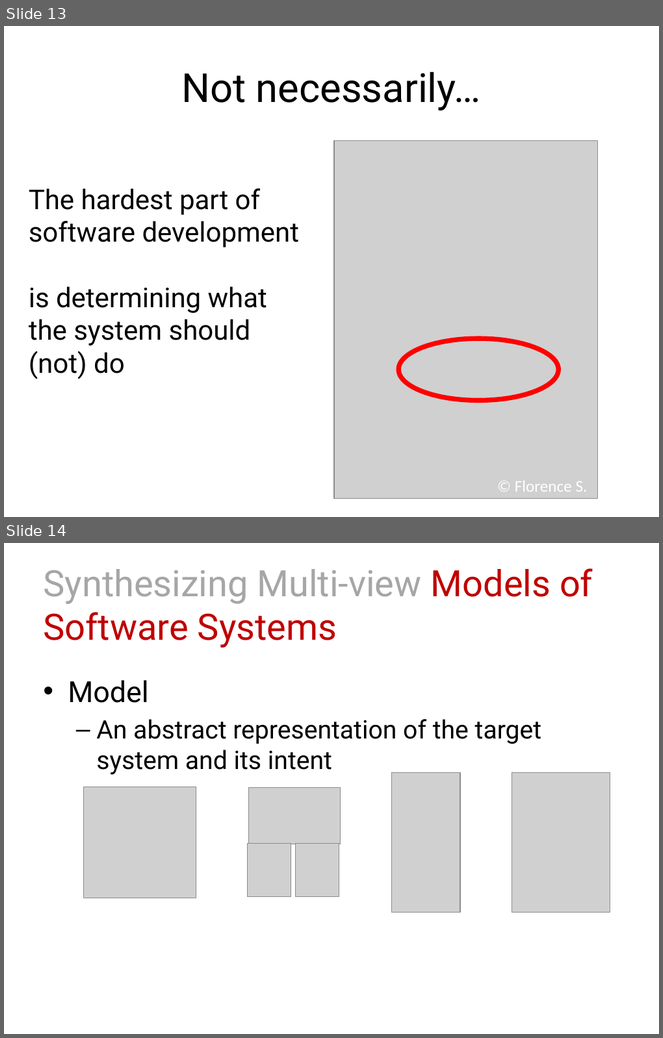
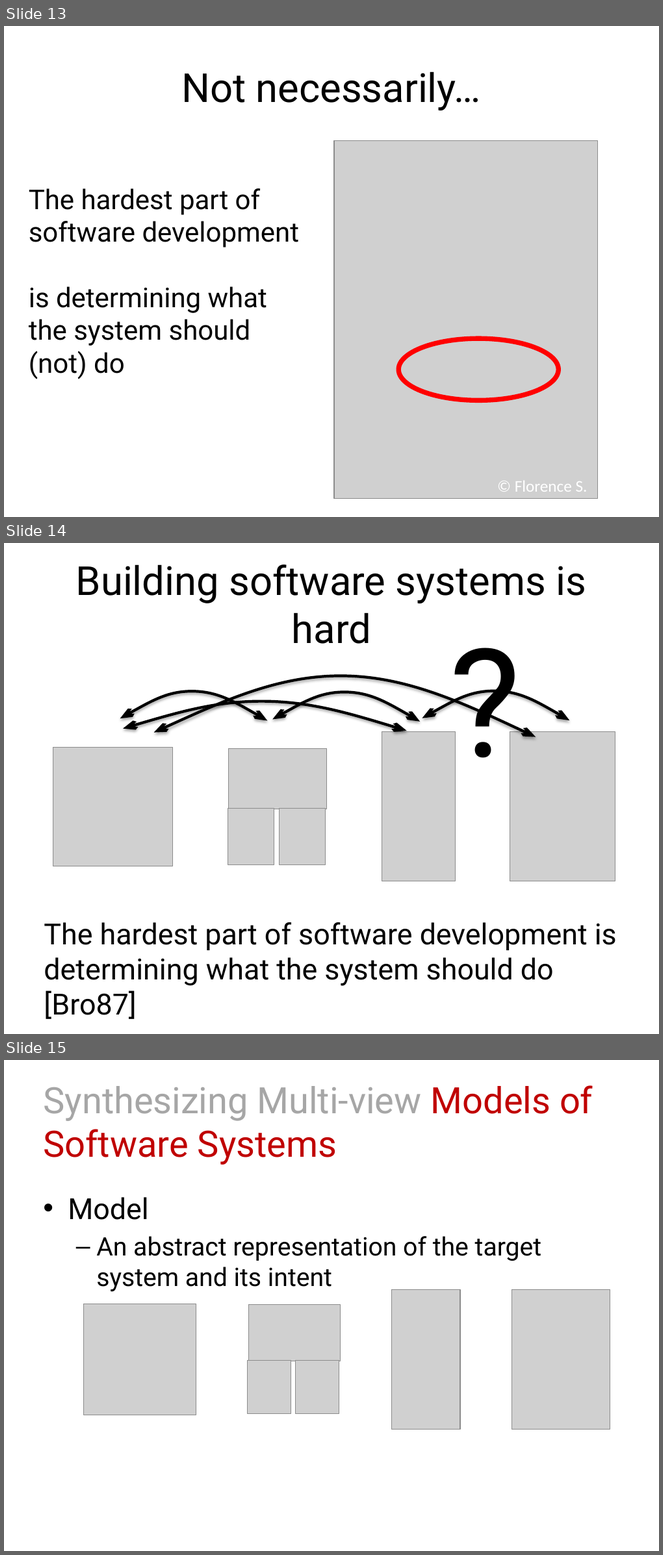
Before and after one commit to blambeau/phd, a slide deck: public-defense/slides.pptx. Shown one above the other, each under a label of ours: slides 13 and 14 before the commit, slides 13, 14 and 15 after it. The pictures are 663x1038 and 663x1555 pixels, drawn with LibreOffice and Linux fonts; fonts in the diff are those of the drawing; grey boxes stand for pictures. Boxes give left, top, right and bottom in pixels: in the first picture for what was removed or moved away, otherwise in the second. Text is boxed around its words. In the diff, an @@ line names an element or a change of style, - is before the commit and + after.

```diff
--- a/public-defense/slides.pptx
+++ b/public-defense/slides.pptx
@@ slide 14 added at [4, 543, 659, 1034], background #FFFFFF @@
@@ title added at [76, 564, 586, 644], 44 pt, text #000000 @@
+Building software systems is hard
@@ text added at [443, 603, 518, 793], 166 pt, text #000000 @@
+?
@@ freeform shape added at [154, 676, 536, 737], outline #000000 3 pt @@
@@ freeform shape added at [120, 691, 267, 721], outline #000000 3 pt @@
@@ freeform shape added at [272, 692, 420, 722], outline #000000 3 pt @@
@@ freeform shape added at [422, 691, 570, 720], outline #000000 3 pt @@
@@ freeform shape added at [123, 701, 407, 731], outline #000000 3 pt @@
@@ group added at [53, 731, 616, 882]: 6 pictures @@
@@ text added at [44, 923, 617, 986], 32 pt, text #000000 @@
+The hardest part of software development is determining what the system should do [Bro87]
@@ what was slide 14 is now slide 15 @@
```
Also in this commit, not shown: 5 slides changed, 2 slides removed.
